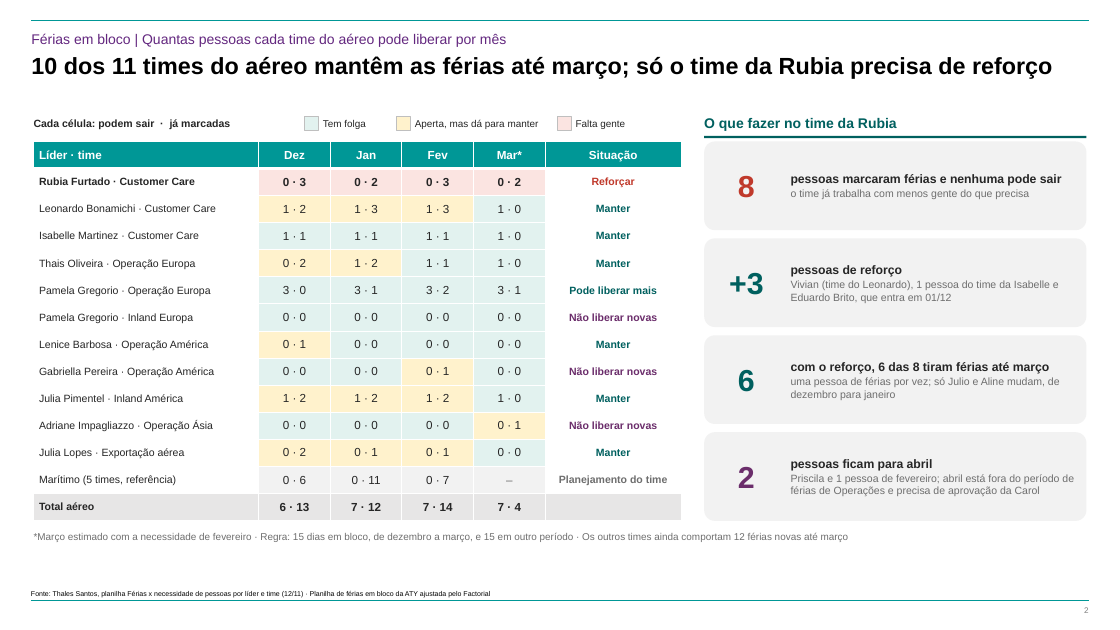
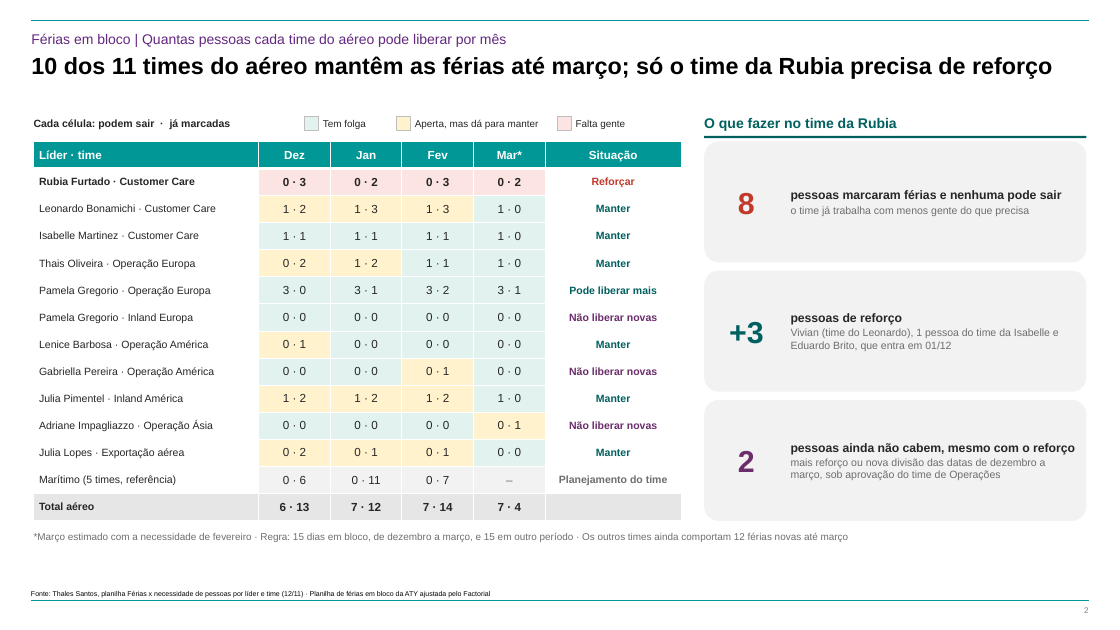
Before and after one commit to suzetemirandasilva5601-cpu/Challenge, a slide deck: slide 2 of 20261112 - ATY - Diagnóstico da Estrutura de Operações - Vagas e Férias.pptx. Drawn at 1120x630 pixels with LibreOffice and Linux fonts; fonts in the diff are those of the drawing; background and template pictures are left out. Boxes give left, top, right and bottom in pixels: in the first picture for what was removed or moved away, otherwise in the second. Text is boxed around its words. In the diff, an @@ line names an element or a change of style, - is before the commit and + after.

Commit message:
Slide 2: 3 caixas; as 2 férias sem espaço ficam sob aprovação do time de Operações

```diff
--- a/20261112 - ATY - Diagnóstico da Estrutura de Operações - Vagas e Férias.pptx
+++ b/20261112 - ATY - Diagnóstico da Estrutura de Operações - Vagas e Férias.pptx
@@ rounded rectangle: place and size @@
-rounded rectangle at [704, 141, 1086, 230]
+rounded rectangle at [704, 141, 1086, 262]
@@ text "8": place and size @@
-text "8" at [738, 176, 755, 198]
+text "8" at [738, 193, 755, 215]
@@ text "pessoas marcaram férias e nenhuma ...": place and size @@
-text "pessoas marcaram férias e nenhuma ..." at [791, 174, 1062, 199]
+text "pessoas marcaram férias e nenhuma ..." at [791, 190, 1062, 216]
@@ rounded rectangle: place and size @@
-rounded rectangle at [704, 239, 1086, 328]
+rounded rectangle at [704, 271, 1086, 392]
@@ text "+3": place and size @@
-text "+3" at [729, 273, 764, 295]
+text "+3" at [729, 322, 764, 344]
@@ text "pessoas de reforço": place and size @@
-text "pessoas de reforço" at [791, 265, 1059, 303]
+text "pessoas de reforço" at [791, 313, 1059, 351]
@@ text removed at [738, 370, 755, 392] @@
-6
@@ rounded rectangle: place and size @@
-rounded rectangle at [704, 335, 1086, 424]
+rounded rectangle at [704, 400, 1086, 521]
@@ text "2": place and size @@
-text "2" at [738, 467, 755, 488]
+text "2" at [738, 451, 755, 472]
@@ rounded rectangle removed at [704, 433, 1086, 522] @@
@@ text at [791, 443, 1075, 480]: text changed @@
-com o reforço, 6 das 8 tiram férias até março
-uma pessoa de férias por vez; só Julio e Aline mudam, de dezembro para janeiro
+pessoas ainda não cabem, mesmo com o reforço
+mais reforço ou nova divisão das datas de dezembro a março, sob aprovação do time de Operações
@@ text removed at [791, 459, 1074, 496] @@
-pessoas ficam para abril
-Priscila e 1 pessoa de fevereiro; abril está fora do período de férias de Operações e precisa de aprovação da Carol
```
Also in this commit, not shown: 1 other file.
